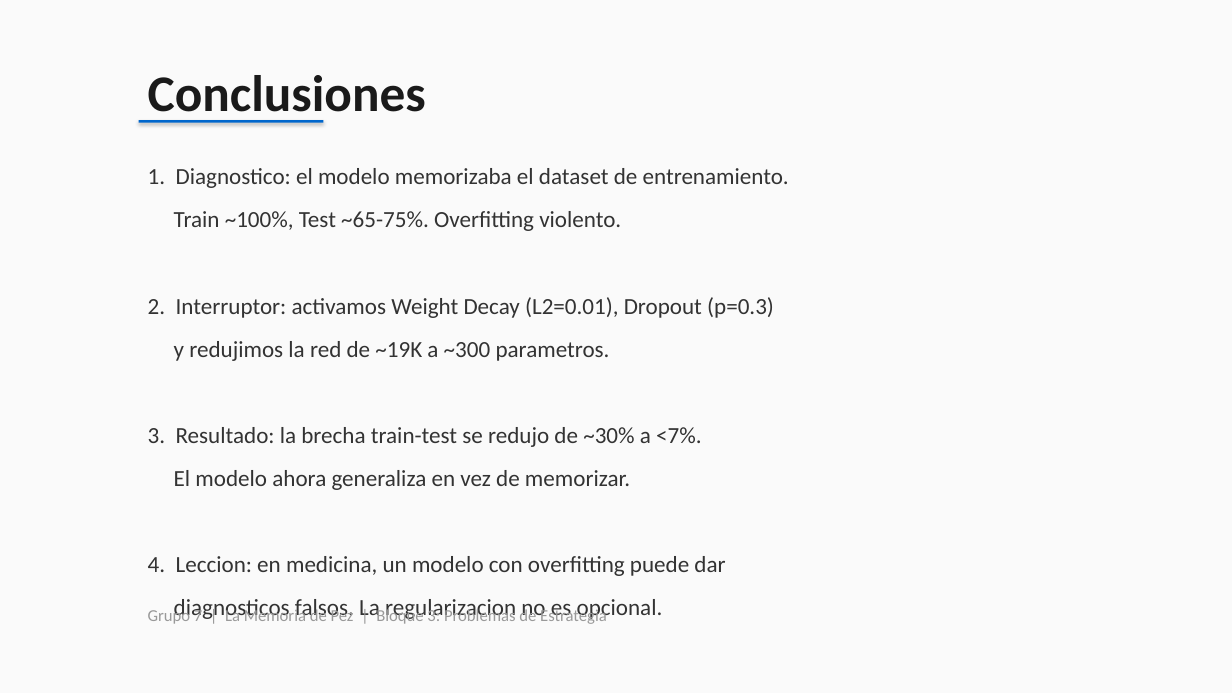
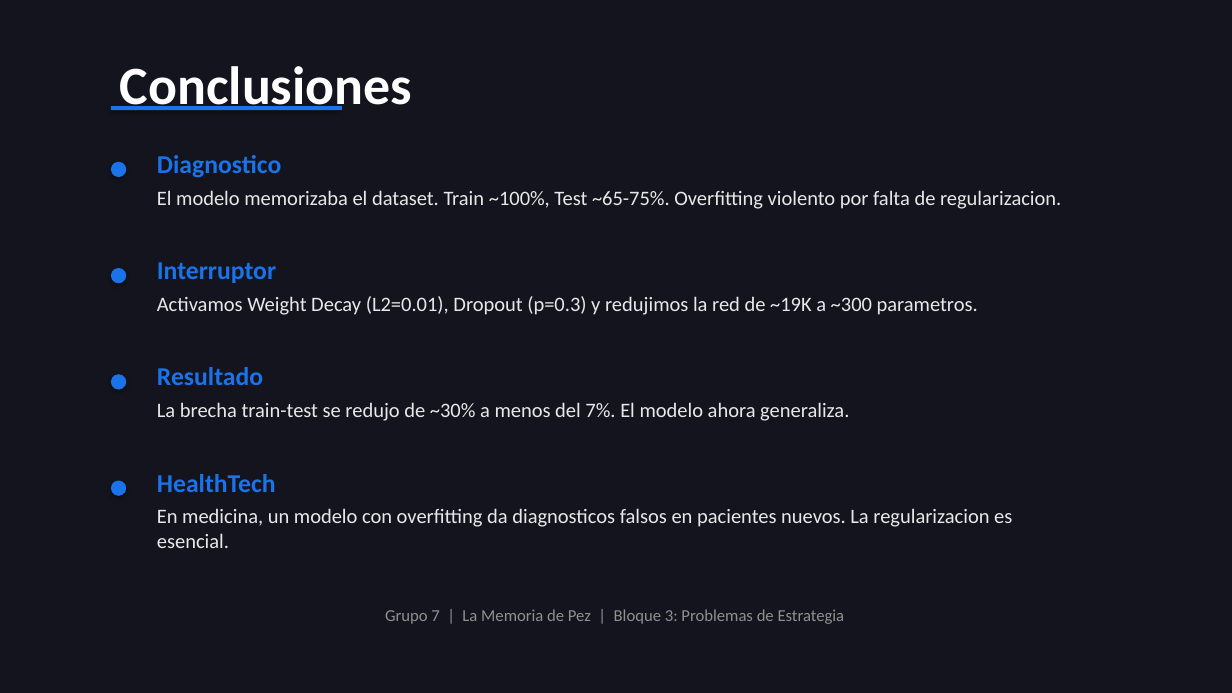
Before and after one commit to Xamplix/proyecto, a slide deck: slide 9 of Grupo7_La_Memoria_de_Pez.pptx. Drawn at 1232x693 pixels with LibreOffice and Linux fonts; fonts in the diff are those of the drawing. Boxes give left, top, right and bottom in pixels: in the first picture for what was removed or moved away, otherwise in the second. Text is boxed around its words. In the diff, an @@ line names an element or a change of style, - is before the commit and + after.

```diff
--- a/Grupo7_La_Memoria_de_Pez.pptx
+++ b/Grupo7_La_Memoria_de_Pez.pptx
@@ background #FAFAFA to #14141E @@
@@ text "Conclusiones": place and size @@
-text "Conclusiones" at [148,75,426,123]
+text "Conclusiones" at [120,66,412,110]
@@ text "Conclusiones" at [120,66,412,110]: size 40 to 42 pt, text colour #1A1A1A to #FFFFFF @@
@@ rectangle: place and size @@
-rectangle at [139,120,323,123]
+rectangle at [111,106,342,110]
@@ rectangle at [111,106,342,110]: fill #0066CC to #1A73E8 @@
@@ ellipse added at [111,162,127,177], fill #1A73E8 @@
@@ text removed at [148,168,789,622] @@
-1. Diagnostico: el modelo memorizaba el dataset de entrenamiento.
-Train ~100%, Test ~65-75%. Overfitting violento.
-2. Interruptor: activamos Weight Decay (L2=0.01), Dropout (p=0.3)
-y redujimos la red de ~19K a ~300 parametros.
-3. Resultado: la brecha train-test se redujo de ~30% a <7%.
-El modelo ahora generaliza en vez de memorizar.
-4. Leccion: en medicina, un modelo con overfitting puede dar
-diagnosticos falsos. La regularizacion no es opcional.
@@ text added at [157,155,281,178], 20 pt, text #1A73E8, bold @@
+Diagnostico
@@ text added at [157,190,1061,209], 16 pt, text #E8E8E8 @@
+El modelo memorizaba el dataset. Train ~100%, Test ~65-75%. Overfitting violento por falta de regularizacion.
@@ ellipse added at [111,268,127,284], fill #1A73E8 @@
@@ text added at [157,262,276,283], 20 pt, text #1A73E8, bold @@
+Interruptor
@@ text added at [157,296,978,315], 16 pt, text #E8E8E8 @@
+Activamos Weight Decay (L2=0.01), Dropout (p=0.3) y redujimos la red de ~19K a ~300 parametros.
@@ ellipse added at [111,374,127,390], fill #1A73E8 @@
@@ text added at [157,367,263,385], 20 pt, text #1A73E8, bold @@
+Resultado
@@ text added at [157,402,849,421], 16 pt, text #E8E8E8 @@
+La brecha train-test se redujo de ~30% a menos del 7%. El modelo ahora generaliza.
@@ text added at [157,474,276,492], 20 pt, text #1A73E8, bold @@
+HealthTech
@@ ellipse added at [111,481,127,496], fill #1A73E8 @@
@@ text added at [157,508,1012,548], 16 pt, text #E8E8E8 @@
+En medicina, un modelo con overfitting da diagnosticos falsos en pacientes nuevos. La regularizacion es esencial.
@@ text "Grupo 7 | La Memoria ...": place and size @@
-text "Grupo 7 | La Memoria ..." at [148,608,536,624]
+text "Grupo 7 | La Memoria ..." at [385,609,845,624]
@@ text "Grupo 7 | La Memoria ..." at [385,609,845,624]: text colour #999999 to #909090; alignment left to centre @@
```
Also in this commit, not shown: 6 other slides changed, 2 slides added, 2 slides removed, 1 other file.
